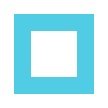
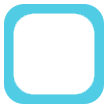
Two versions of the same layered image (108 x 108). Layer-by-layer changes:
added layer "形状 5" above "形状 3" over [4, 4, 104, 104]
hid "图层 8" over [14, 14, 94, 94]
